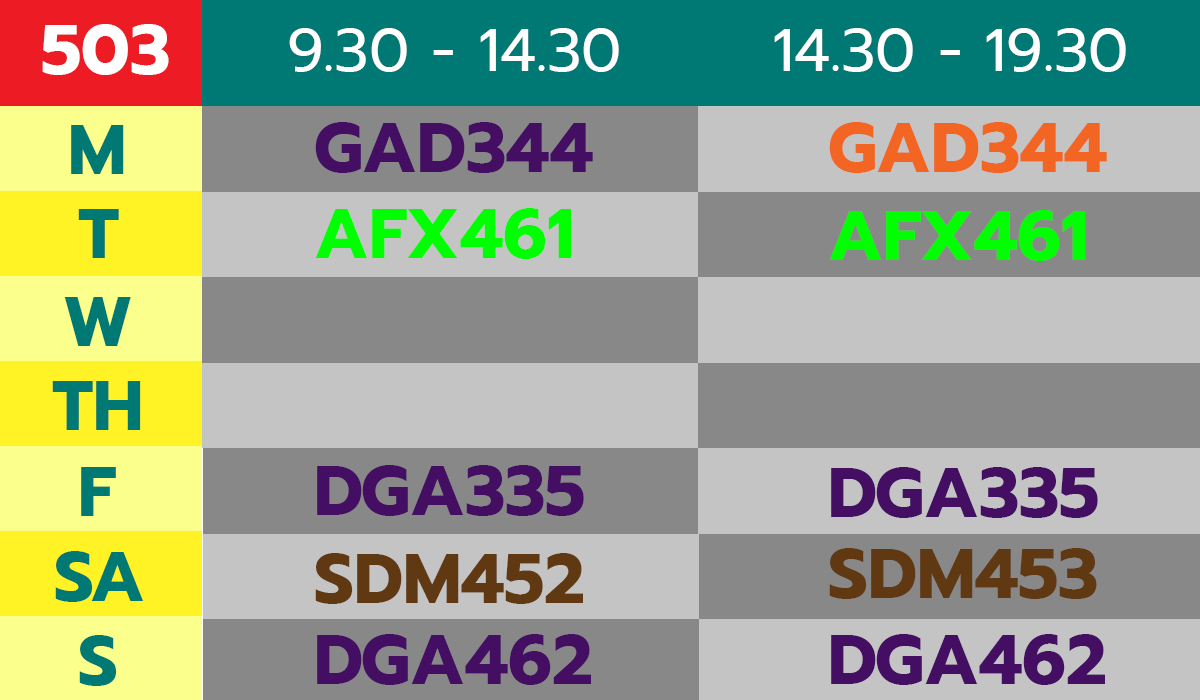
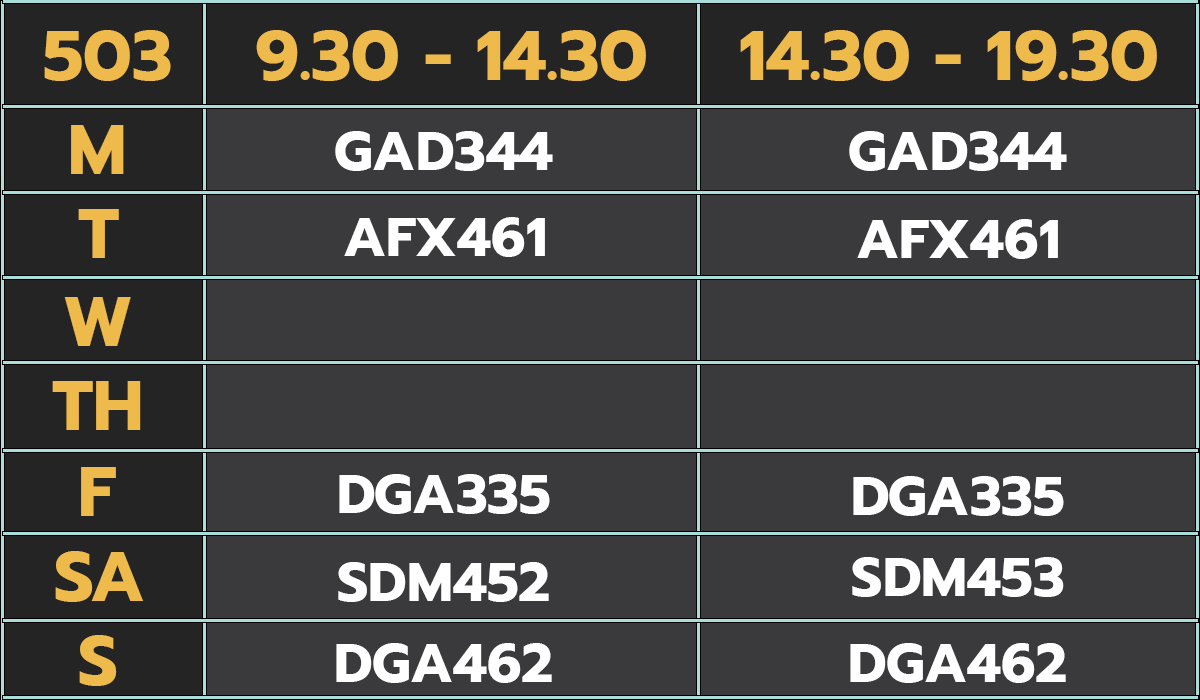
Layers edited between the first and the second (1200, 700) image:
painted on "14.30 - 19.30" over [740,28,1157,81]
painted on "9.30 - 14.30" over [256,28,646,81]
painted on "Rectangle 3" over [0,0,202,106]
painted on "Rectangle 2 copy 6" over [0,531,202,616]
painted on "Rectangle 2 copy 5" over [0,446,202,531]
painted on "Rectangle 2 copy 4" over [0,361,202,446]
painted on "Rectangle 2 copy 3" over [0,276,202,361]
painted on "Rectangle 2 copy 2" over [0,191,202,276]
painted on "Rectangle 2 copy" over [0,106,202,191]
painted on "Rectangle 1" over [202,0,1200,106]
painted on "Rectangle 2 copy 15" (1st of 2) over [203,534,699,619]
painted on "Rectangle 2 copy 11" (1st of 2) over [699,619,1200,700]
painted on "Rectangle 2 copy 11" (2nd of 2) over [203,615,700,700]
painted on "Rectangle 2 copy 10" (1st of 2) over [698,448,1200,534]
painted on "Rectangle 2 copy 15" (2nd of 2) over [698,534,1200,619]
painted on "Rectangle 2 copy 10" (2nd of 2) over [203,448,700,534]
painted on "Rectangle 2 copy 14" (1st of 2) over [202,363,698,448]
painted on "Rectangle 2 copy 9" (1st of 2) over [698,277,1200,363]
painted on "Rectangle 2 copy 14" (2nd of 2) over [698,363,1200,448]
painted on "Rectangle 2 copy 9" (2nd of 2) over [202,277,699,363]
painted on "Rectangle 2 copy 12" over [202,192,698,277]
painted on "Rectangle 2 copy 8" over [698,106,1200,192]
painted on "Rectangle 2 copy 13" over [698,192,1200,277]
painted on "Rectangle 2" over [202,106,699,192]
…and 32 more changes (13 added, 19 painted, 10 renamed, 4 stack)
